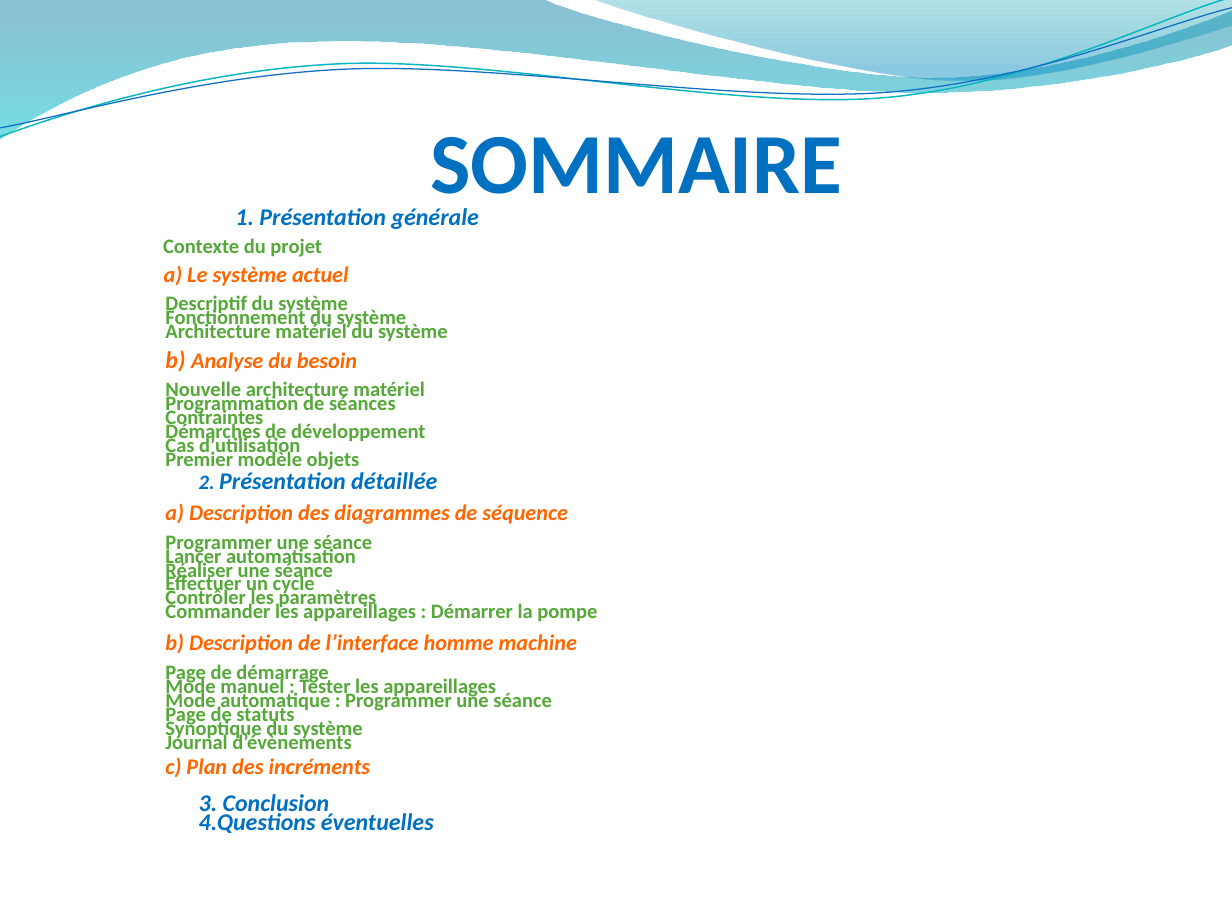
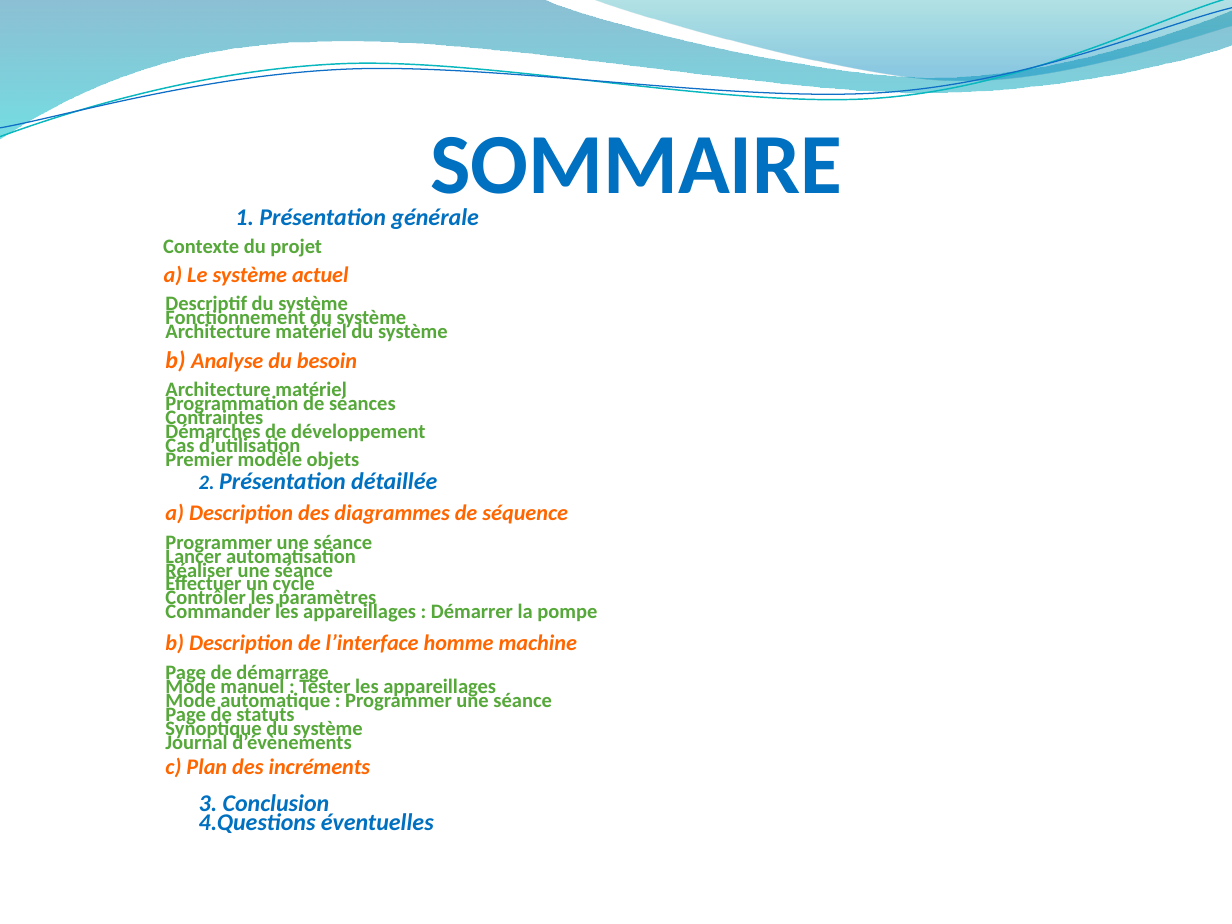
Before and after one commit to hardware/AscenseurPoissons, a slide deck: slide 2 of REVUES/REVUE ANALYSE/RevueAnalysePPT.pptx. Drawn at 1232x924 pixels with LibreOffice and Linux fonts; fonts in the diff are those of the drawing; background and template pictures are left out. Boxes give left, top, right and bottom in pixels: in the first picture for what was removed or moved away, otherwise in the second. Text is boxed around its words. In the diff, an @@ line names an element or a change of style, - is before the commit and + after.

```diff
--- a/REVUES/REVUE ANALYSE/RevueAnalysePPT.pptx
+++ b/REVUES/REVUE ANALYSE/RevueAnalysePPT.pptx
@@ text at bbox=[165, 381, 346, 402]: text changed @@
-    Nouvelle architecture matériel
+    Architecture matériel
```
Also in this commit, not shown: 8 other slides changed, 1 slide added, 3 slides removed.
